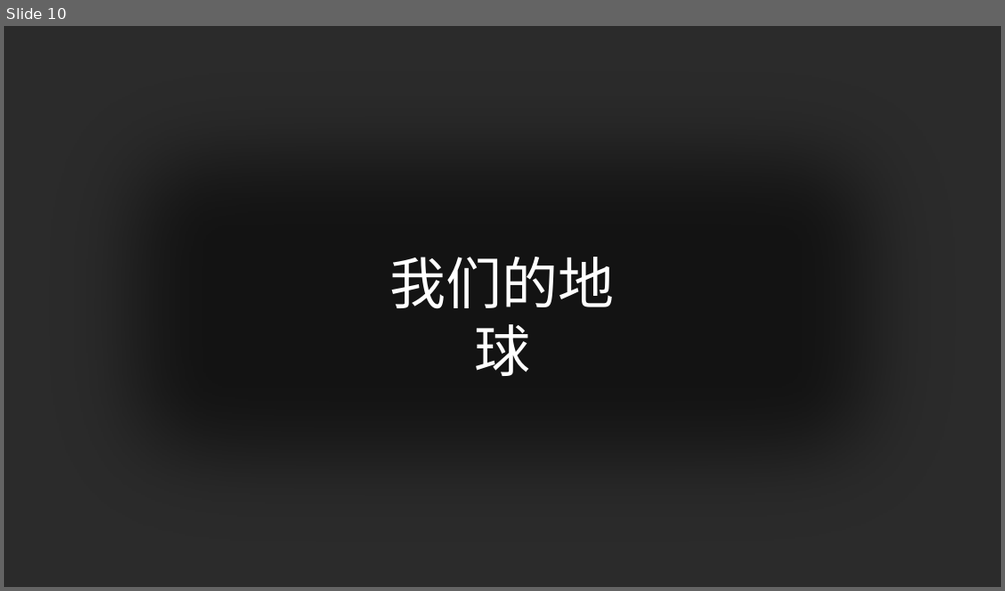
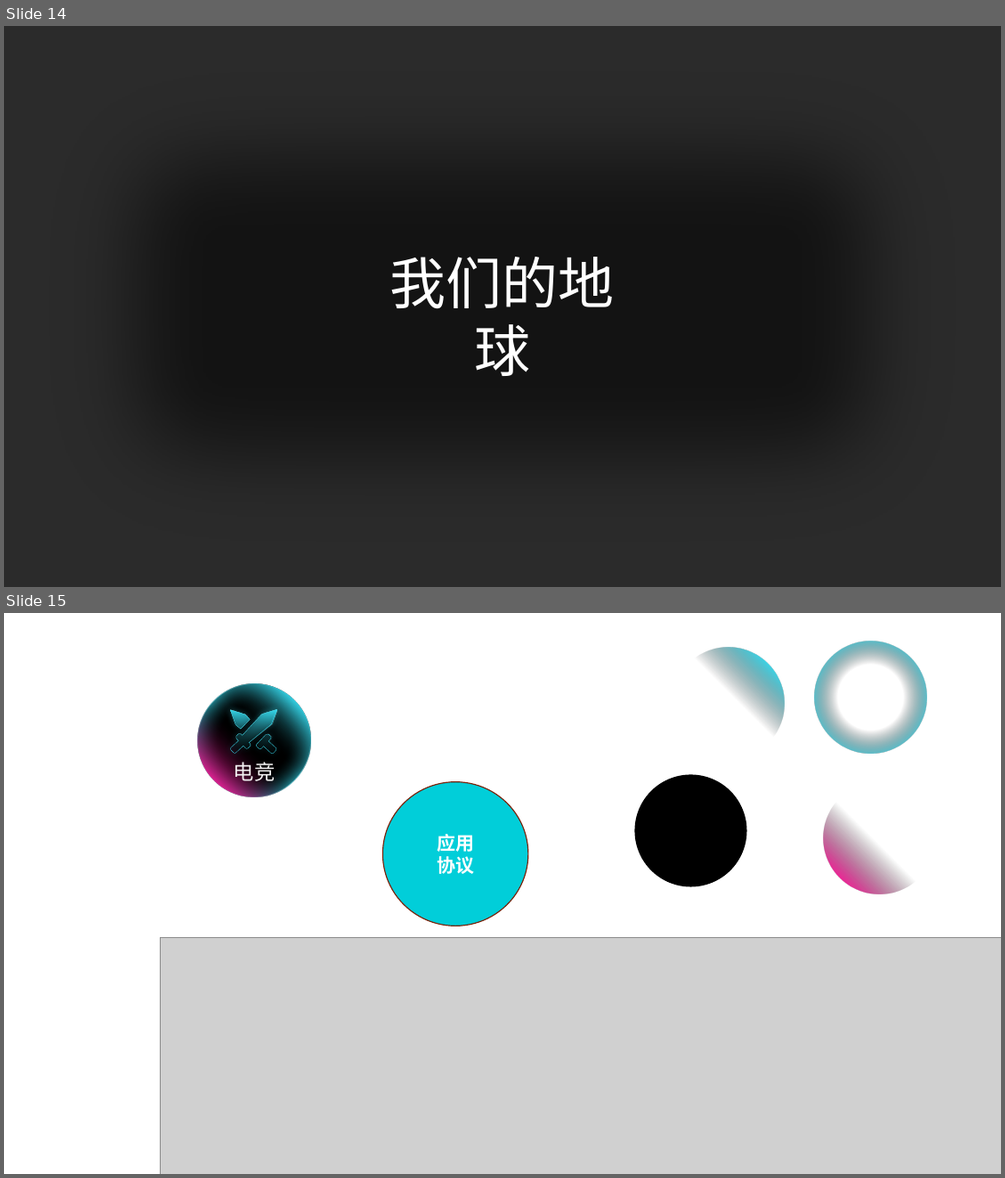
Before and after one commit to cloudboyyun/MyStudyRepository, a slide deck: StudyPPT/test1.pptx. Shown one above the other, each under a label of ours: slide 10 before the commit, slides 14 and 15 after it. The pictures are 1005x591 and 1005x1178 pixels, drawn with LibreOffice and Linux fonts; fonts in the diff are those of the drawing; grey boxes stand for pictures; background and template pictures are left out; a plain dark background stands for a picture behind light text. Boxes give left, top, right and bottom in pixels: in the first picture for what was removed or moved away, otherwise in the second. Text is boxed around its words. In the diff, an @@ line names an element or a change of style, - is before the commit and + after.

```diff
--- a/StudyPPT/test1.pptx
+++ b/StudyPPT/test1.pptx
@@ slide 15 added at box(4, 613, 1001, 1174), background #FFFFFF @@
@@ ellipse added at box(672, 648, 784, 760), fill gradient #000000 to #37DDF1 @@
@@ ellipse added at box(814, 641, 926, 754), fill gradient #000000 to #37DDF1 @@
@@ group added at box(198, 684, 310, 796): 4 ellipses, 1 text, 1 freeform shape @@
+电竞
@@ ellipse added at box(382, 782, 528, 925), fill #01CED9, outline #7A240B 1 pt, 18 pt, text #FFFFFF, bold @@
+应用
+协议
@@ ellipse added at box(634, 774, 746, 887), fill #000000 @@
@@ ellipse added at box(823, 781, 935, 893), fill gradient #000000 to #FE199B @@
@@ picture added at box(160, 938, 1001, 1174) @@
@@ what was slide 10 is now slide 14 @@
```
Also in this commit, not shown: 5 other slides added, 4 other files.
